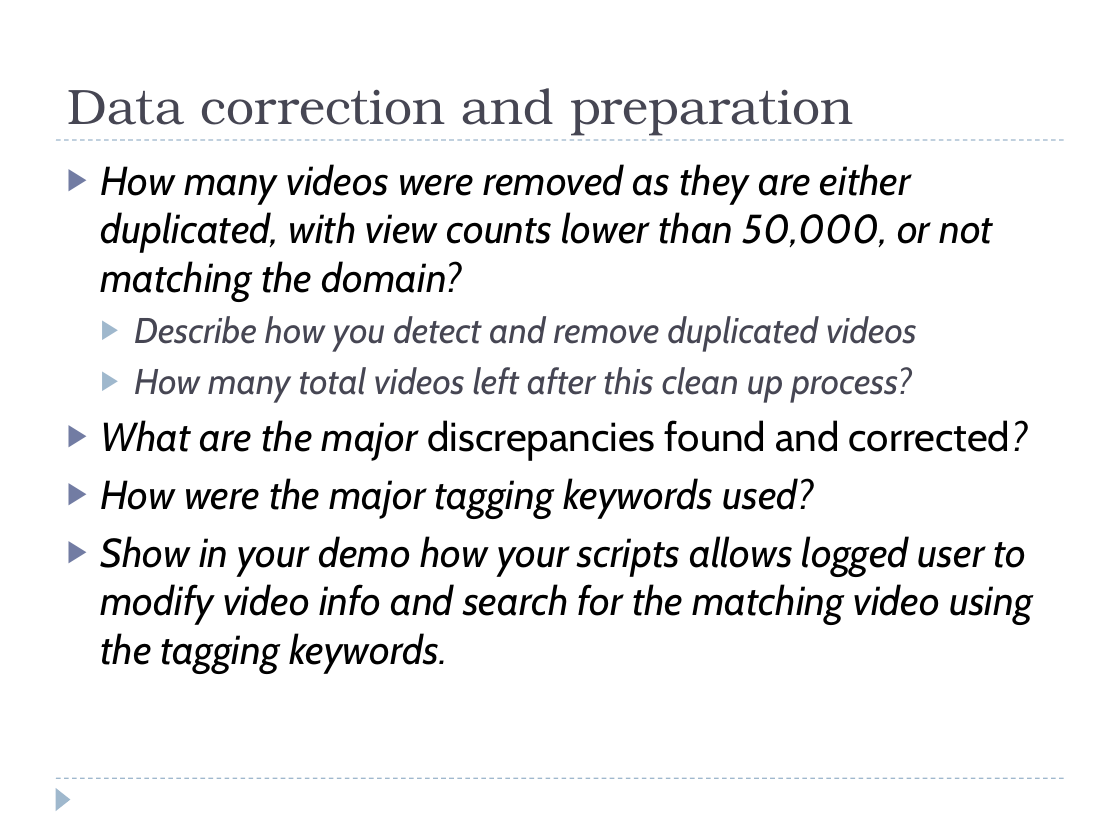
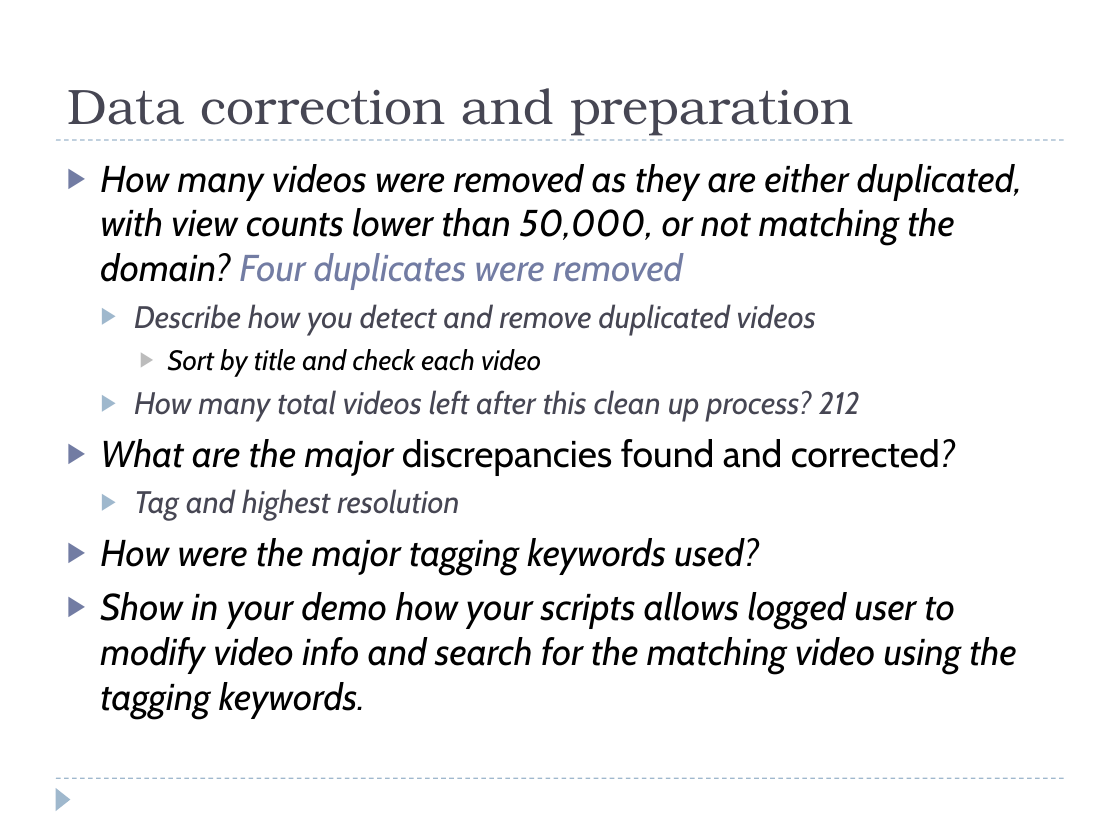
Before and after one commit to BowenChan/CS-174-Website-Project, a slide deck: slide 3 of Presentation and Files/2014 TeamProject3 Presentation 1212014.ppt. Drawn at 1120x840 pixels with LibreOffice and Linux fonts; fonts in the diff are those of the drawing. Boxes give left, top, right and bottom in pixels: in the first picture for what was removed or moved away, otherwise in the second. Text is boxed around its words. In the diff, an @@ line names an element or a change of style, - is before the commit and + after.

```diff
--- a/Presentation and Files/2014 TeamProject3 Presentation 1212014.ppt
+++ b/Presentation and Files/2014 TeamProject3 Presentation 1212014.ppt
@@ text at <box>100,164,1022,290</box>: text changed; size 26 to 24 pt @@
-▶ How many videos were removed as they are either duplicated, with view counts lower than 50,000, or not matching the domain?
+▶ How many videos were removed as they are either duplicated, with view counts lower than 50,000, or not matching the domain? Four duplicates were removed
@@ text at <box>100,304,1016,718</box>: size 23 to 20 pt in "Describe how you detect and remove duplicated ..."; size 26 to 24 pt in "What are the major discrepancies found and ...", "How were the major tagging keywords used?", "Show in your demo how your scripts ..." @@
@@ text at <box>134,349,860,422</box>: text changed; size 23 to 20 pt @@
-  ▶ How many total videos left after this clean up process?
+    ▶ Sort by title and check each video
+  ▶ How many total videos left after this clean up process? 212
@@ text at <box>134,489,459,521</box>: paragraph added @@
+  ▶ Tag and highest resolution
```
Also in this commit, not shown: 4 other files.
